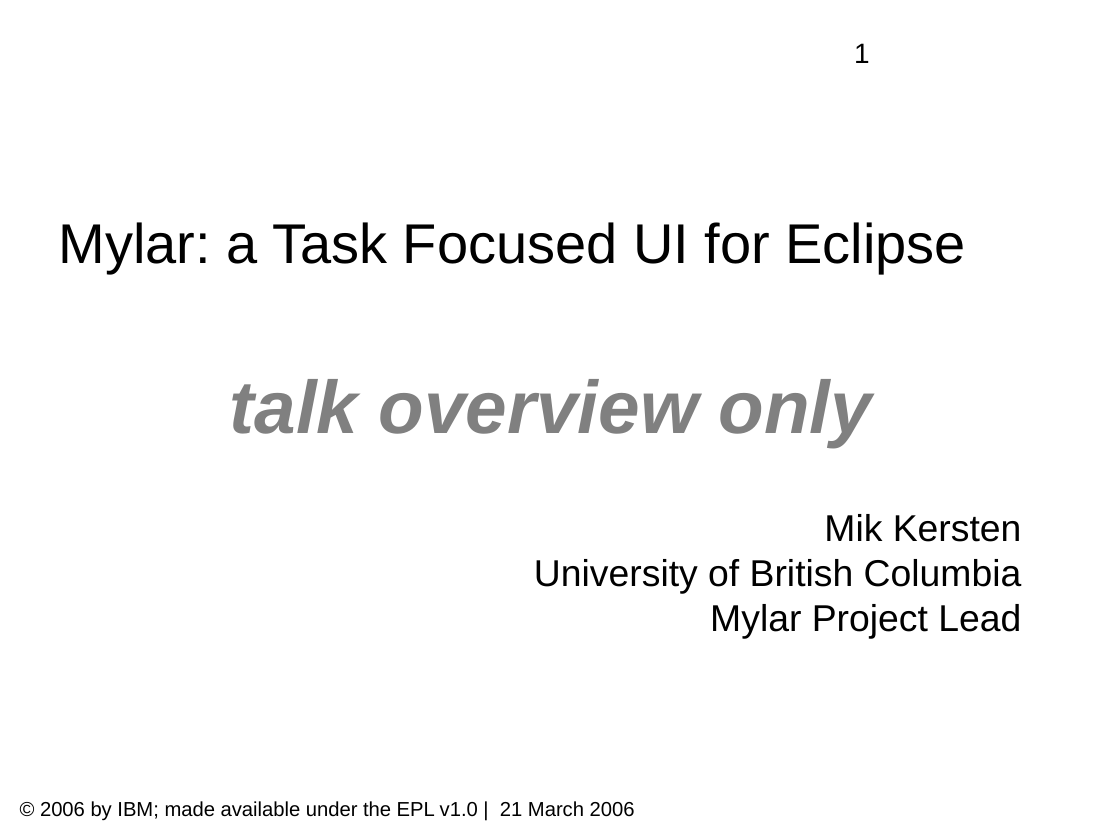
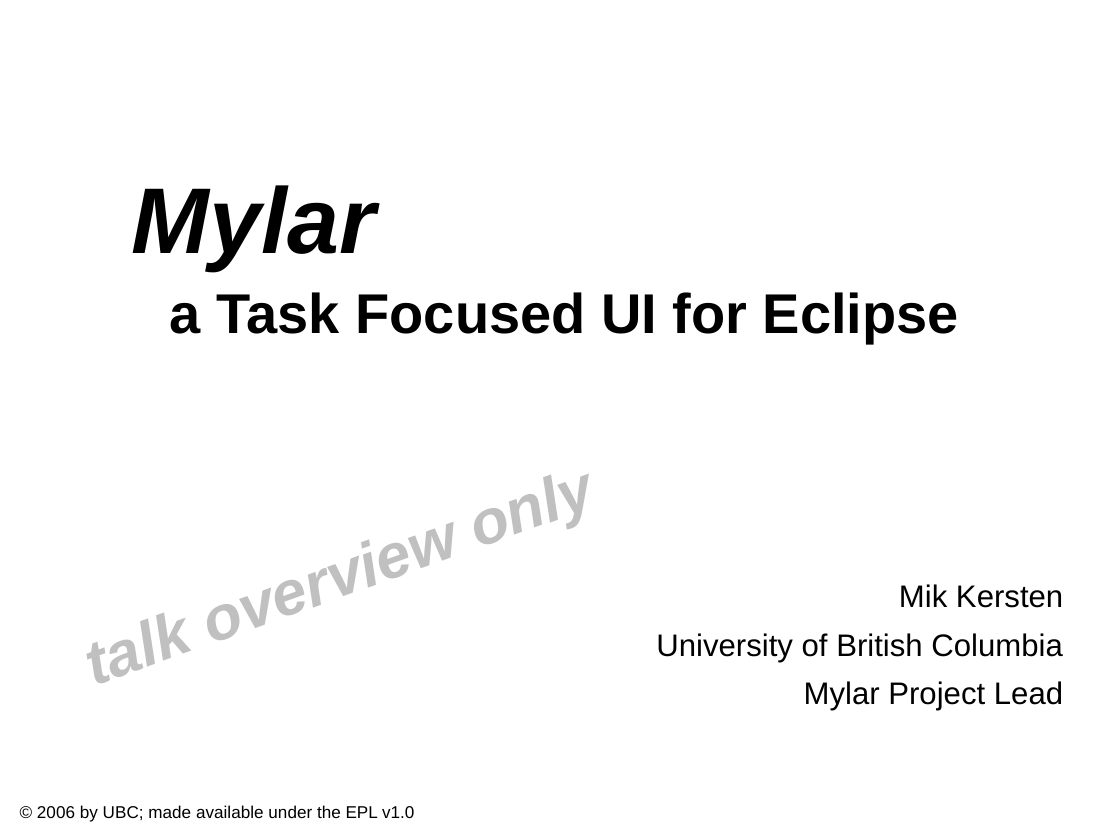
Before and after one commit to eclipse-mylyn/mylyn-website, a slide deck: slide 1 of publications/2006-03-mylar-eclipsecon.ppt. Drawn at 1120x840 pixels with LibreOffice and Linux fonts; fonts in the diff are those of the drawing; background and template pictures are left out. Boxes give left, top, right and bottom in pixels: in the first picture for what was removed or moved away, otherwise in the second. Text is boxed around its words. In the diff, an @@ line names an element or a change of style, - is before the commit and + after.

Commit message:
Progress on: prepare eclipsecon talk and slides

```diff
--- a/publications/2006-03-mylar-eclipsecon.ppt
+++ b/publications/2006-03-mylar-eclipsecon.ppt
@@ page number removed at (854,43,870,63) @@
-1
@@ title at (132,185,959,342): text changed; bold on @@
-Mylar: a Task Focused UI for Eclipse
+Mylar
+a Task Focused UI for Eclipse
@@ text "talk overview only": place and size @@
-text "talk overview only" at (230,379,872,447)
+text "talk overview only" at (61,437,615,707)
@@ text "talk overview only" at (61,437,615,707): size 48 to 40 pt, text colour #808080 to #C0C0C0; rotation 0 to 340 degrees @@
@@ subtitle "Mik Kersten": place and size @@
-subtitle "Mik Kersten" at (534,514,1022,638)
+subtitle "Mik Kersten" at (656,584,1063,711)
@@ subtitle "Mik Kersten" at (656,584,1063,711): size 24 to 20 pt; line spacing 1 to 1.3 @@
@@ text at (37,805,414,822): text changed; size 13 to 11 pt @@
-© 2006 by IBM; made available under the EPL v1.0 | 21 March 2006
+© 2006 by UBC; made available under the EPL v1.0
```
Also in this commit, not shown: 3 other slides changed, 6 slides added, 3 slides removed, 1 other file.
